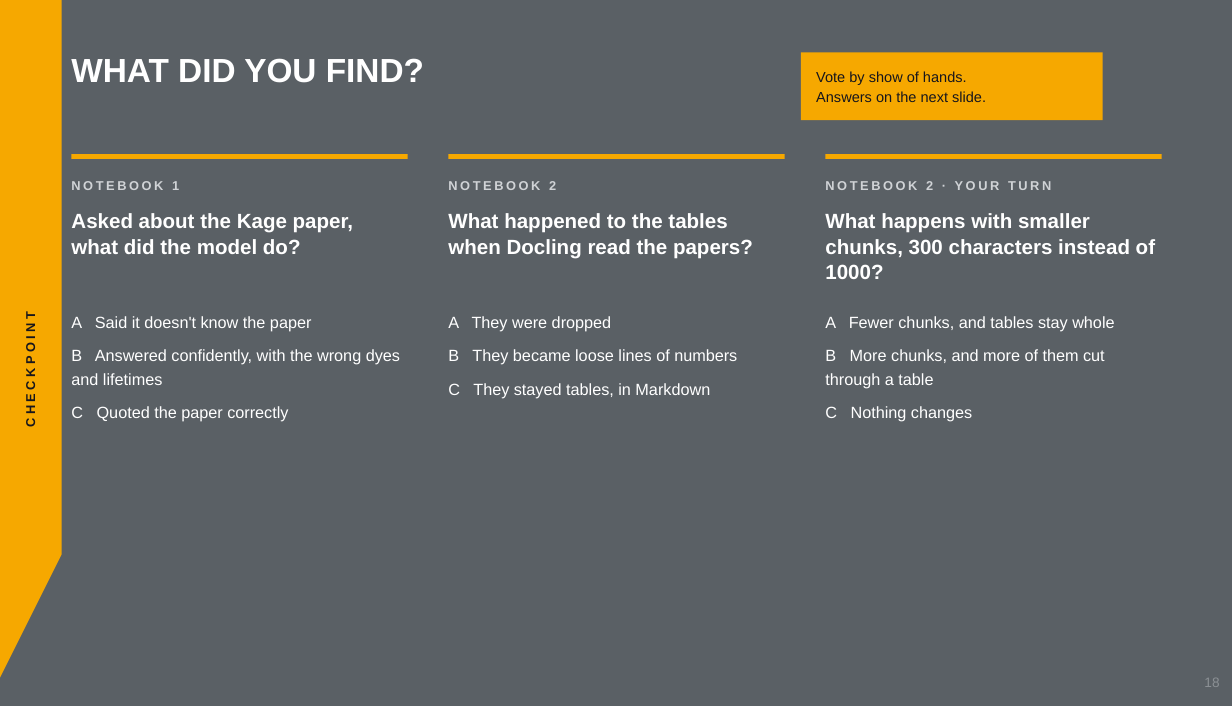
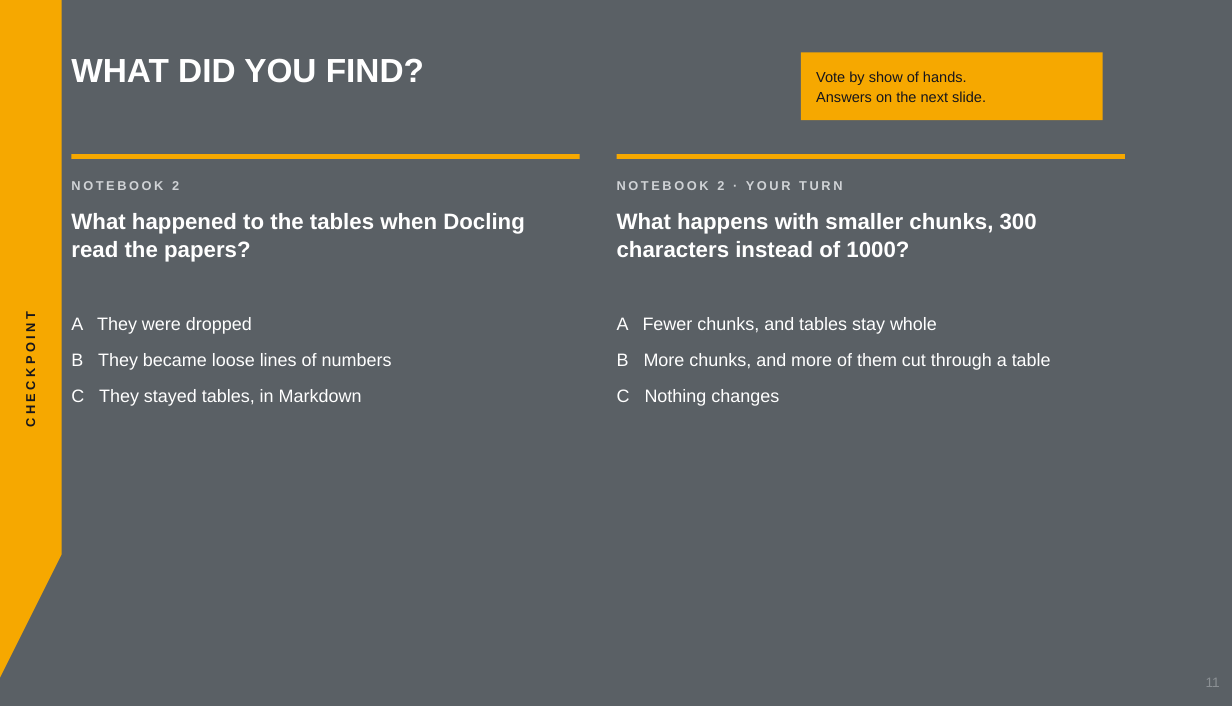
Before and after one commit to aihpi/workshop-rag-basics, a slide deck: slide 11 of workshop/slides/rag-workshop.pptx (slide 18 before the commit). Drawn at 1232x706 pixels with LibreOffice and Linux fonts; fonts in the diff are those of the drawing. Boxes give left, top, right and bottom in pixels: in the first picture for what was removed or moved away, otherwise in the second. Text is boxed around its words. In the diff, an @@ line names an element or a change of style, - is before the commit and + after.

```diff
--- a/workshop/slides/rag-workshop.pptx
+++ b/workshop/slides/rag-workshop.pptx
@@ text "NOTEBOOK 2": place and size @@
-text "NOTEBOOK 2" at box(448, 181, 556, 190)
+text "NOTEBOOK 2" at box(71, 181, 179, 190)
@@ rectangle: place and size @@
-rectangle at box(71, 154, 408, 159)
+rectangle at box(71, 154, 580, 159)
@@ rectangle removed at box(448, 154, 785, 159) @@
@@ text "NOTEBOOK 2 · YOUR TURN": place and size @@
-text "NOTEBOOK 2 · YOUR TURN" at box(825, 181, 1051, 190)
+text "NOTEBOOK 2 · YOUR TURN" at box(617, 181, 842, 190)
@@ rectangle: place and size @@
-rectangle at box(825, 154, 1162, 159)
+rectangle at box(617, 154, 1125, 159)
@@ text "What happened to the tables ..." at box(71, 213, 525, 262): size 24 to 26 pt @@
@@ text "What happened to the tables ...": place and size @@
-text "What happened to the tables ..." at box(448, 213, 753, 258)
+text "What happened to the tables ..." at box(71, 213, 525, 262)
@@ text removed at box(71, 181, 179, 190) @@
-NOTEBOOK 1
@@ text "What happens with smaller chunks, ...": place and size @@
-text "What happens with smaller chunks, ..." at box(825, 213, 1155, 279)
+text "What happens with smaller chunks, ..." at box(617, 213, 1037, 257)
@@ text "What happens with smaller chunks, ..." at box(617, 213, 1037, 257): size 24 to 26 pt @@
@@ text removed at box(71, 213, 353, 254) @@
-Asked about the Kage paper, what did the model do?
@@ text "A They were dropped" at box(71, 317, 392, 406): size 19 to 21 pt @@
@@ text "A They were dropped": place and size @@
-text "A They were dropped" at box(448, 316, 737, 399)
+text "A They were dropped" at box(71, 317, 392, 406)
@@ text removed at box(71, 316, 400, 422) @@
-A Said it doesn't know the paper
-B Answered confidently, with the wrong dyes and lifetimes
-C Quoted the paper correctly
@@ text "A Fewer chunks, and tables ...": place and size @@
-text "A Fewer chunks, and tables ..." at box(825, 316, 1114, 422)
+text "A Fewer chunks, and tables ..." at box(617, 317, 1051, 406)
@@ text "A Fewer chunks, and tables ..." at box(617, 317, 1051, 406): size 19 to 21 pt @@
@@ text at box(1206, 678, 1220, 687): text changed @@
-18
+11
```
Also in this commit, not shown: 21 other slides changed, 6 slides added, 4 slides removed, 11 other files.
